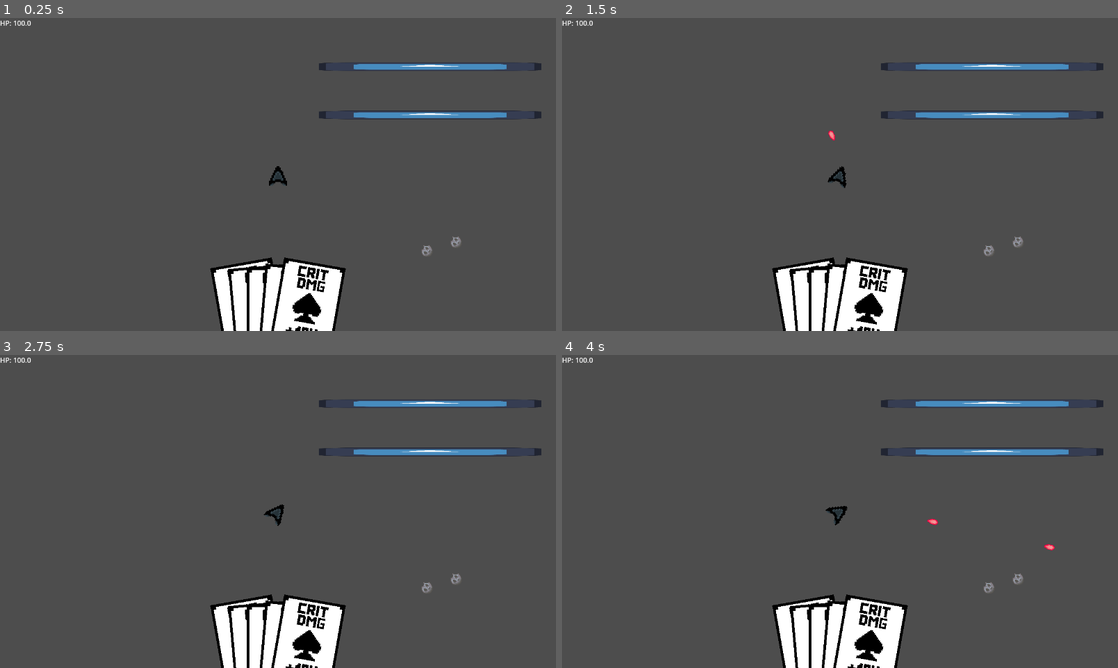
Above: before the commit, frames 1-4 (two rows, left to right).
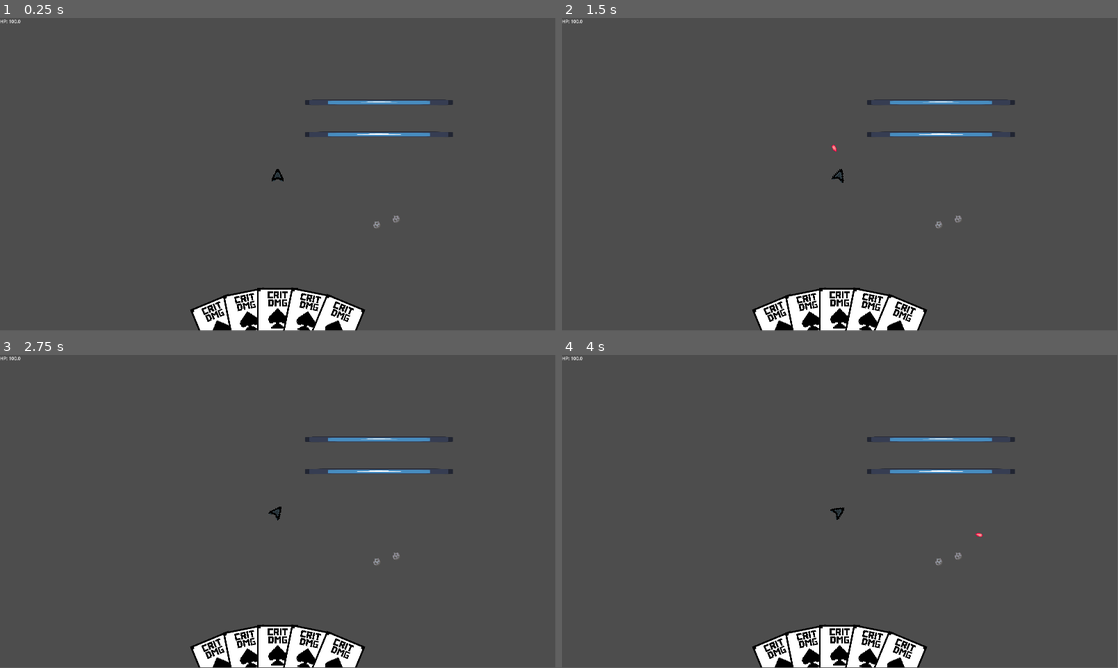
Above: after the commit, the same moments.

Repository: aenton89/deckship
Game: Godot game, scene res://scenes/system/main.tscn
The game is run twice, just before and just after one commit, with the same random seed, the same clock (stepped at 60 frames per second) and the same inputs. The engine's default icon, where the game draws it, is replaced by a stand-in: a white triangle on a blue panel in a dark square.
Inputs (mouse positions are in pixels of both pictures, inside the frame that each line leads up to):
- Up to frame 1 (0.25 s): no input
- Up to frame 2 (1.5 s): tap Enter at 0.5 s; right-click (840, 174) at 0.6 s; click (840, 174) at 0.8 s; tap Space at 1.25 s; move the mouse to (728, 190) at 1.27 s; click (728, 190) at 1.35 s
- Up to frame 3 (2.75 s): tap Ctrl (cards_interactions, bound only after the commit) at 1.55 s; tap Enter at 2 s; move the mouse to (333, 442) at 2.02 s; hold Ctrl (cards_interactions, bound only after the commit) from 2.03 s (still down); right-click (333, 442) at 2.3 s
- Up to frame 4 (4 s): tap Space at 2.75 s; move the mouse to (812, 574) at 2.77 s; release Ctrl (cards_interactions, bound only after the commit) at 2.78 s; right-click (812, 574) at 2.85 s; click (812, 574) at 3.05 s; move the mouse to (1006, 558) at 3.52 s; hold Ctrl (cards_interactions, bound only after the commit) from 3.53 s (still down); click (1006, 558) at 3.6 s
In our replay, the window is 800x450 before the commit and 799x449 after it. These sizes can differ from the game's own. Grey fills any space a smaller window leaves; there, only what the larger window draws over its background counts as a difference.

The runs differ from the first frame. In frame 1, 6.6% of the frame differs, in the area x 0-98%, y 0-100%; in frame 2, 6.6%; in frame 3, 6.6%; in frame 4, 6.7%.

Commit message:
cards added

Diff:
--- a/project.godot
+++ b/project.godot
@@ -21,8 +21,8 @@
 
 [display]
 
-window/size/viewport_width=1280
-window/size/viewport_height=720
+window/size/viewport_width=1920
+window/size/viewport_height=1080
 
 [file_customization]
 
@@ -60,6 +60,11 @@
 "events": [Object(InputEventMouseButton,"resource_local_to_scene":false,"resource_name":"","device":-1,"window_id":0,"a …(253 unchanged characters)…
 ]
 }
+cards_interactions={
+"deadzone": 0.2,
+"events": [Object(InputEventKey,"resource_local_to_scene":false,"resource_name":"","device":-1,"window_id":0,"alt_pressed":false,"shift_pressed":false,"ctrl_pressed":false,"meta_pressed":false,"pressed":false,"keycode":0,"physical_keycode":4194326,"key_label":0,"unicode":0,"location":0,"echo":false,"script":null)
+]
+}
 
 [rendering]
 
--- /dev/null
+++ b/scenes/items/card.tscn
@@ -0,0 +1,23 @@
+[gd_scene load_steps=4 format=3 uid="uid://dgct7pw1lx3q2"]
+
+[ext_resource type="Script" uid="uid://b45qwvhdrjqod" path="res://scritps/items/card.gd" id="1_6lgdr"]
+[ext_resource type="Texture2D" uid="uid://corxqsq638tos" path="res://assets/card_01.png" id="2_e2pgi"]
+
+[sub_resource type="RectangleShape2D" id="RectangleShape2D_ovhys"]
+size = Vector2(144, 192)
+
+[node name="Card" type="Node2D" node_paths=PackedStringArray("area")]
+script = ExtResource("1_6lgdr")
+area = NodePath("Area2D")
+
+[node name="Sprite2D" type="Sprite2D" parent="."]
+scale = Vector2(1.5, 1.5)
+texture = ExtResource("2_e2pgi")
+
+[node name="Area2D" type="Area2D" parent="."]
+
+[node name="CollisionShape2D" type="CollisionShape2D" parent="Area2D"]
+shape = SubResource("RectangleShape2D_ovhys")
+
+[connection signal="mouse_entered" from="Area2D" to="." method="_on_area_2d_mouse_entered"]
+[connection signal="mouse_exited" from="Area2D" to="." method="_on_area_2d_mouse_exited"]
--- a/scenes/system/user_interface.tscn
+++ b/scenes/system/user_interface.tscn
@@ -2,7 +2,7 @@
 
 [ext_resource type="Script" uid="uid://c4fy6dwdm2nc0" path="res://scritps/system/user_interface.gd" id="1_jqr8t"]
 [ext_resource type="Script" uid="uid://cbd1id8plow2m" path="res://scritps/system/hand_ui.gd" id="2_bwudt"]
-[ext_resource type="Texture2D" uid="uid://corxqsq638tos" path="res://assets/card_01.png" id="2_s3ato"]
+[ext_resource type="PackedScene" uid="uid://dgct7pw1lx3q2" path="res://scenes/items/card.tscn" id="3_qrdmj"]
 
 [node name="User Interface" type="CanvasLayer" node_paths=PackedStringArray("hp_label", "hand_control")]
 script = ExtResource("1_jqr8t")
@@ -35,32 +35,12 @@
 mouse_filter = 2
 script = ExtResource("2_bwudt")
 
-[node name="Card6" type="Node2D" parent="Hand"]
+[node name="Card" parent="Hand" instance=ExtResource("3_qrdmj")]
 
-[node name="Sprite2D" type="Sprite2D" parent="Hand/Card6"]
-scale = Vector2(1.5, 1.5)
-texture = ExtResource("2_s3ato")
+[node name="Card2" parent="Hand" instance=ExtResource("3_qrdmj")]
 
-[node name="Card7" type="Node2D" parent="Hand"]
+[node name="Card3" parent="Hand" instance=ExtResource("3_qrdmj")]
 
-[node name="Sprite2D" type="Sprite2D" parent="Hand/Card7"]
-scale = Vector2(1.5, 1.5)
-texture = ExtResource("2_s3ato")
+[node name="Card4" parent="Hand" instance=ExtResource("3_qrdmj")]
 
-[node name="Card8" type="Node2D" parent="Hand"]
-
-[node name="Sprite2D" type="Sprite2D" parent="Hand/Card8"]
-scale = Vector2(1.5, 1.5)
-texture = ExtResource("2_s3ato")
-
-[node name="Card9" type="Node2D" parent="Hand"]
-
-[node name="Sprite2D" type="Sprite2D" parent="Hand/Card9"]
-scale = Vector2(1.5, 1.5)
-texture = ExtResource("2_s3ato")
-
-[node name="Card10" type="Node2D" parent="Hand"]
-
-[node name="Sprite2D" type="Sprite2D" parent="Hand/Card10"]
-scale = Vector2(1.5, 1.5)
-texture = ExtResource("2_s3ato")
+[node name="Card5" parent="Hand" instance=ExtResource("3_qrdmj")]
--- /dev/null
+++ b/scritps/items/card.gd
@@ -0,0 +1,43 @@
+extends Node2D
+class_name Card
+
+
+
+@export_category("References")
+@export var area: Area2D
+@export_category("Hoover Actions")
+@export var y_change: float = 80.0
+@export_category("Tween")
+@export var up_duration: float = 0.2
+@export var down_duration: float = 0.4
+@export var trans: Tween.TransitionType = Tween.TRANS_SINE
+@export var ease: Tween.EaseType = Tween.EASE_IN_OUT
+
+var current_tween: Tween = null
+var base_y: float
+var hovered: bool = false
+
+
+
+func _input(event: InputEvent) -> void:
+	if Input.is_action_just_pressed("shoot_and_move") and hovered:
+		print("card pressed")
+
+
+
+func _on_area_2d_mouse_entered() -> void:
+	hovered = true
+	if Input.is_action_pressed("cards_interactions"):
+		animate_to(base_y - y_change, up_duration)
+
+func _on_area_2d_mouse_exited() -> void:
+	hovered = false
+	animate_to(base_y, down_duration)
+
+func animate_to(target_y: float, duration: float) -> void:
+	# jeśli istnieje stary tween → poczekaj
+	if current_tween and current_tween.is_running():
+		await current_tween.finished
+
+	current_tween = create_tween()
+	current_tween.tween_property(self, "position:y", target_y, duration).set_trans(trans).set_ease(ease)
--- a/scritps/player/player.gd
+++ b/scritps/player/player.gd
@@ -63,7 +63,7 @@
 		if Input.is_action_just_pressed("exit"):
 			get_tree().quit()
 		# begin movement or shoot
-		if Input.is_action_just_pressed("shoot_and_move"):
+		if Input.is_action_just_pressed("shoot_and_move") and !Input.is_action_pressed("cards_interactions"):
 			# movement direction
 			if is_mouse_inside:
 				was_lmb_pressed = true
@@ -71,7 +71,7 @@
 			else:
 				shoot()
 		# apply movement force
-		if Input.is_action_just_released("shoot_and_move"):
+		if Input.is_action_just_released("shoot_and_move") and !Input.is_action_pressed("cards_interactions"):
 			if was_lmb_pressed:
 				shoot_force = global_position - get_global_mouse_position()
 				was_lmb_pressed = false
--- a/scritps/system/hand_ui.gd
+++ b/scritps/system/hand_ui.gd
@@ -2,43 +2,58 @@
 
 
 
-var cards: Array[Node2D]= []
-var radius = 200          # promień okręgu, po którym będą ustawione karty
-var angle_spread = 40     # w stopniach – jak szeroki ma być wachlarz
-var y_offset = 50
+@export_category("Offsets")
+@export var angle_offset: float = PI/16
+@export var x_offset_diff: float = 100.0
+@export var y_offset_diff: float = 10.0
+
+@onready var cards: Array[Card]= []
+@onready var even: bool = false
+var angle: float = PI/64
+var x_offset: float = 100.0
+var y_offset: float = 5.0
+var y_default: float = 50
+var i: int = 0
 
 
 
 func _ready() -> void:
 	for child in get_children():
-		cards.append(child)
-		update_card_positions()
+		if child is Card:
+			cards.append(child)
+
+
+	i = -cards.size()/2
+
+	### TODO: pomyśleć
+	if cards.size()%2 == 0:
+		even = true
+
+	update_card_positions()
 
 
 
-func add_card(card_scene: PackedScene):
-	var card = card_scene.instantiate()
-	add_child(card)
-	cards.append(card)
-	update_card_positions()
+#func add_card(card_scene: PackedScene):
+	#var card = card_scene.instantiate()
+	#add_child(card)
+	#cards.append(card)
+	#update_card_positions()
+	#
+	#i = -cards.size()/2
 
 func update_card_positions():
-	if cards.size() == 0:
-		return
+	for card in cards:
+		angle = angle_offset * i
+		x_offset = x_offset_diff * i
+		y_offset = y_offset_diff * i * i
 
-	var center_x = size.x / 2
-	var center_y = size.y
+		print("angle: ", angle, " x_offset: ", x_offset, " y_offset: ", y_offset)
 
-	var start_angle = -angle_spread / 2
-	var step = angle_spread / max(cards.size() - 1, 1)
+		card.base_y = size.y - y_default + y_offset
 
-	for i in range(cards.size()):
-		var angle_deg = start_angle + i * step
-		var angle_rad = deg_to_rad(angle_deg)
+		card.position = Vector2(size.x/2 + x_offset, size.y - y_default + y_offset)
+		card.rotate(angle)
 
-		# pozycja w wachlarzu
-		var x = center_x + radius * sin(angle_rad)
-		var y = center_y - radius * (1 - cos(angle_rad)) - y_offset
+		print("pos: ", card.position, " rot: ", card.rotation_degrees)
 
-		cards[i].position = Vector2(x, y)
-		cards[i].rotation_degrees = angle_deg * 0.5 # delikatne obrócenie dla efektu
+		i += 1
